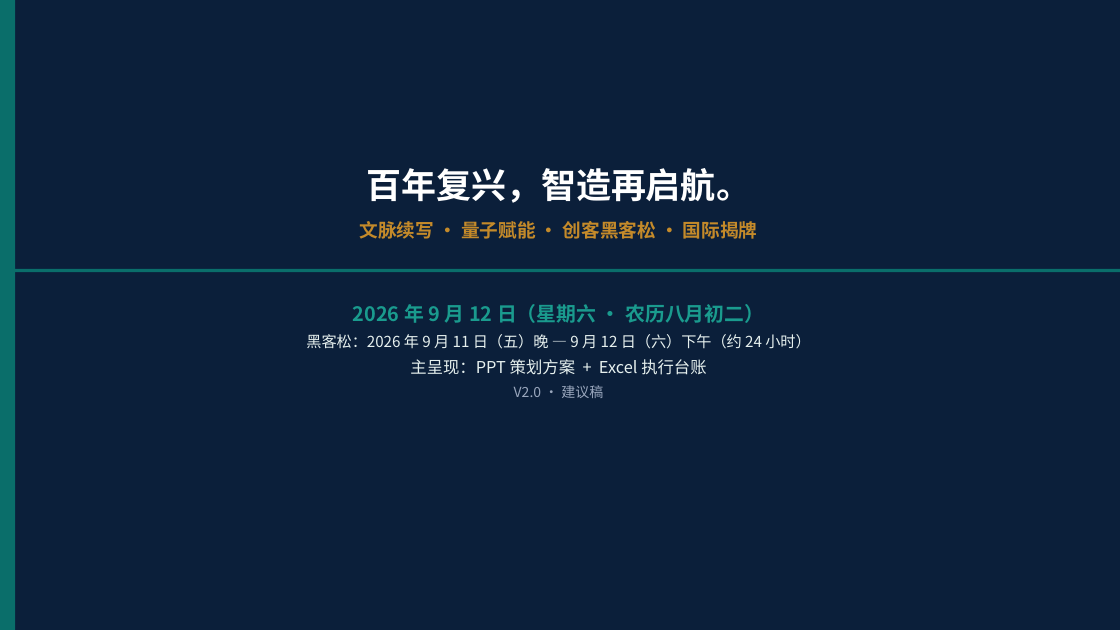
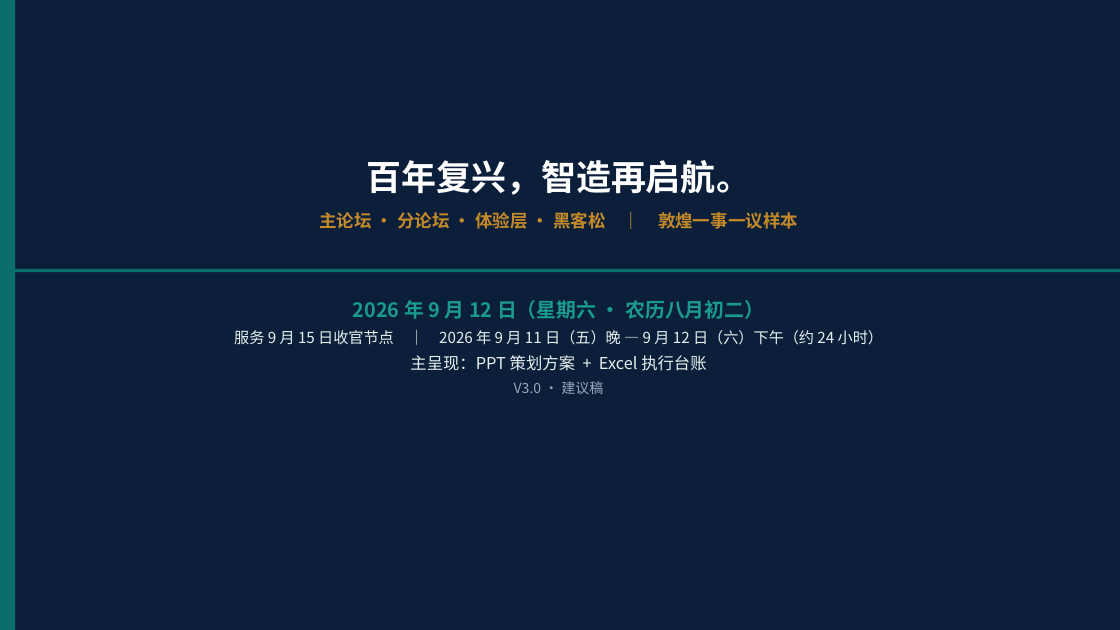
Before and after one commit to hujigang2010-maker/AIDEN, a slide deck: slide 24 of deliverables/复兴岛_全球创客岛_科创出海与具身智能国际大会_策划方案.pptx (slide 20 before the commit). Drawn at 1120x630 pixels with LibreOffice and Linux fonts; fonts in the diff are those of the drawing. Boxes give left, top, right and bottom in pixels: in the first picture for what was removed or moved away, otherwise in the second. Text is boxed around its words. In the diff, an @@ line names an element or a change of style, - is before the commit and + after.

```diff
--- a/deliverables/复兴岛_全球创客岛_科创出海与具身智能国际大会_策划方案.pptx
+++ b/deliverables/复兴岛_全球创客岛_科创出海与具身智能国际大会_策划方案.pptx
@@ text "百年复兴，智造再启航。": place and size @@
-text "百年复兴，智造再启航。" at [360, 168, 757, 239]
+text "百年复兴，智造再启航。" at [319, 160, 798, 229]
@@ text at [319, 212, 798, 229]: text changed; size 16 to 15 pt @@
-文脉续写 · 量子赋能 · 创客黑客松 · 国际揭牌
+主论坛 · 分论坛 · 体验层 · 黑客松 ｜ 敦煌一事一议样本
@@ text at [234, 330, 883, 345]: text changed @@
-黑客松：2026 年 9 月 11 日（五）晚 — 9 月 12 日（六）下午（约 24 小时）
+服务 9 月 15 日收官节点 ｜ 2026 年 9 月 11 日（五）晚 — 9 月 12 日（六）下午（约 24 小时）
@@ text at [514, 381, 603, 394]: text changed @@
-V2.0 · 建议稿
+V3.0 · 建议稿
```
Also in this commit, not shown: 19 other slides changed, 4 slides added, 5 other files.
